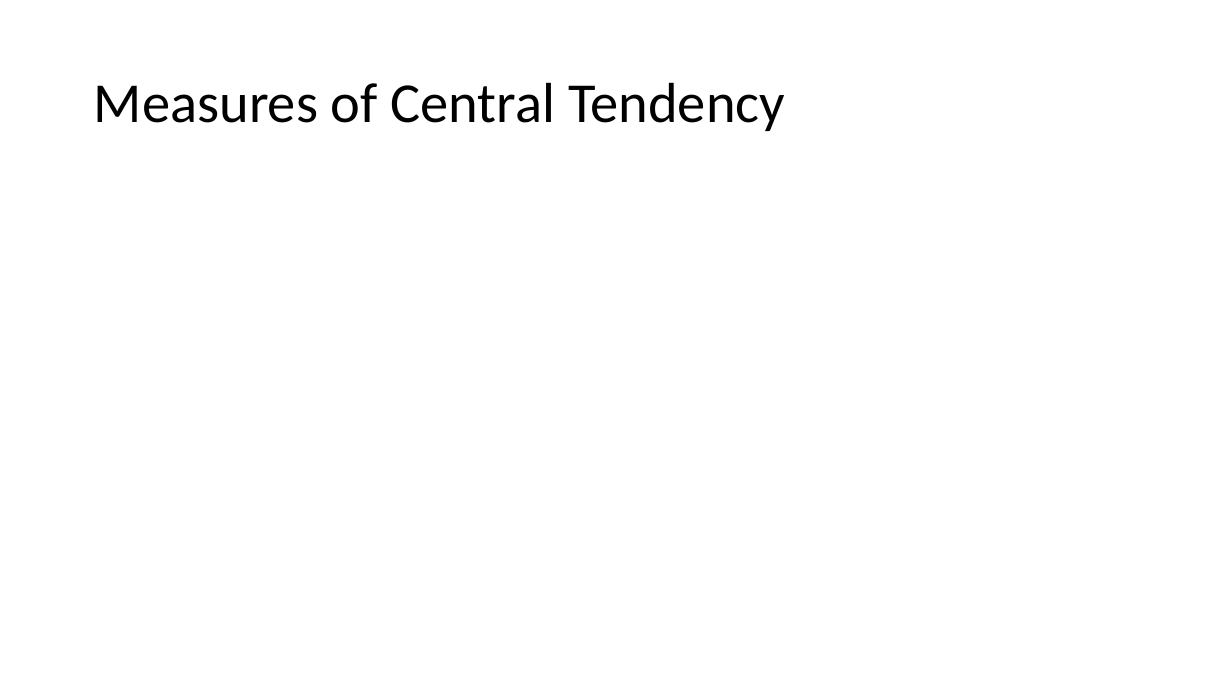
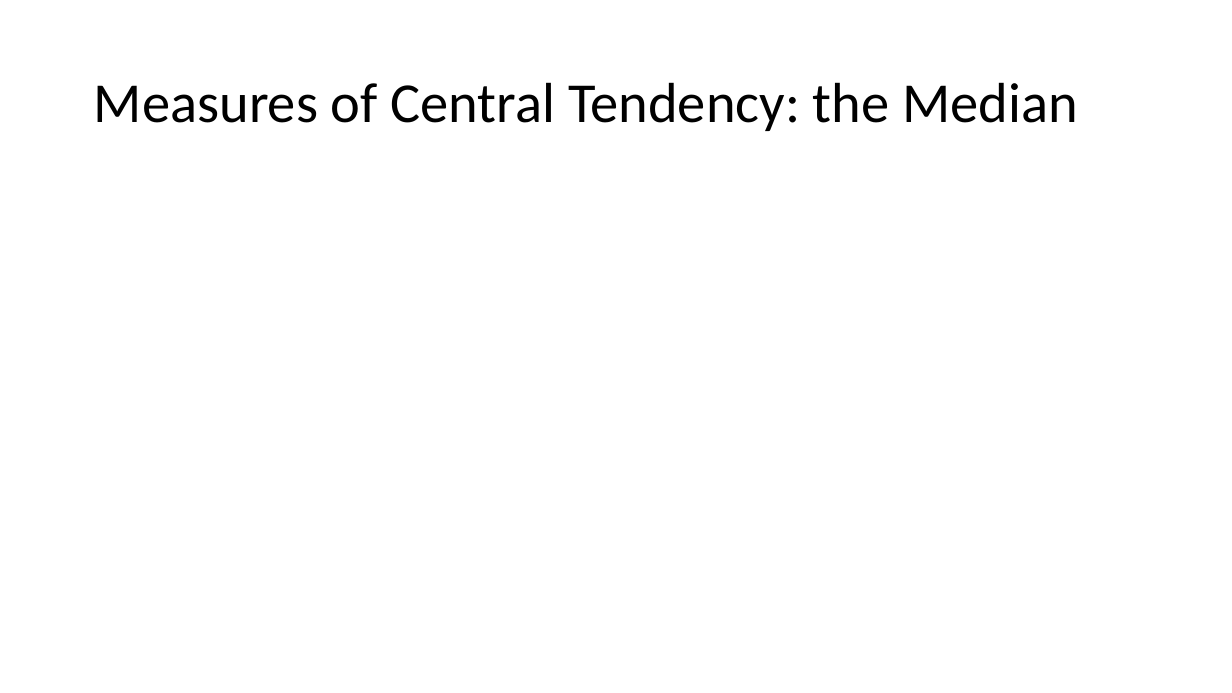
Before and after one commit to Jarred6068/Kvamme_UI_STAT251, a slide deck: slide 7 of docs/lecture_slides/Week 2/Week2_Lecture5_slides_1_19_2024.pptx (slide 10 before the commit). Drawn at 1232x693 pixels with LibreOffice and Linux fonts; fonts in the diff are those of the drawing; grey boxes stand for pictures. Boxes give left, top, right and bottom in pixels: in the first picture for what was removed or moved away, otherwise in the second. Text is boxed around its words. In the diff, an @@ line names an element or a change of style, - is before the commit and + after.

```diff
--- a/docs/lecture_slides/Week 2/Week2_Lecture5_slides_1_19_2024.pptx
+++ b/docs/lecture_slides/Week 2/Week2_Lecture5_slides_1_19_2024.pptx
@@ title at box(94, 82, 1078, 131): text changed @@
-Measures of Central Tendency
+Measures of Central Tendency: the Median
```
Also in this commit, not shown: 9 other slides changed, 1 slide added, 4 slides removed, 1 other file.
